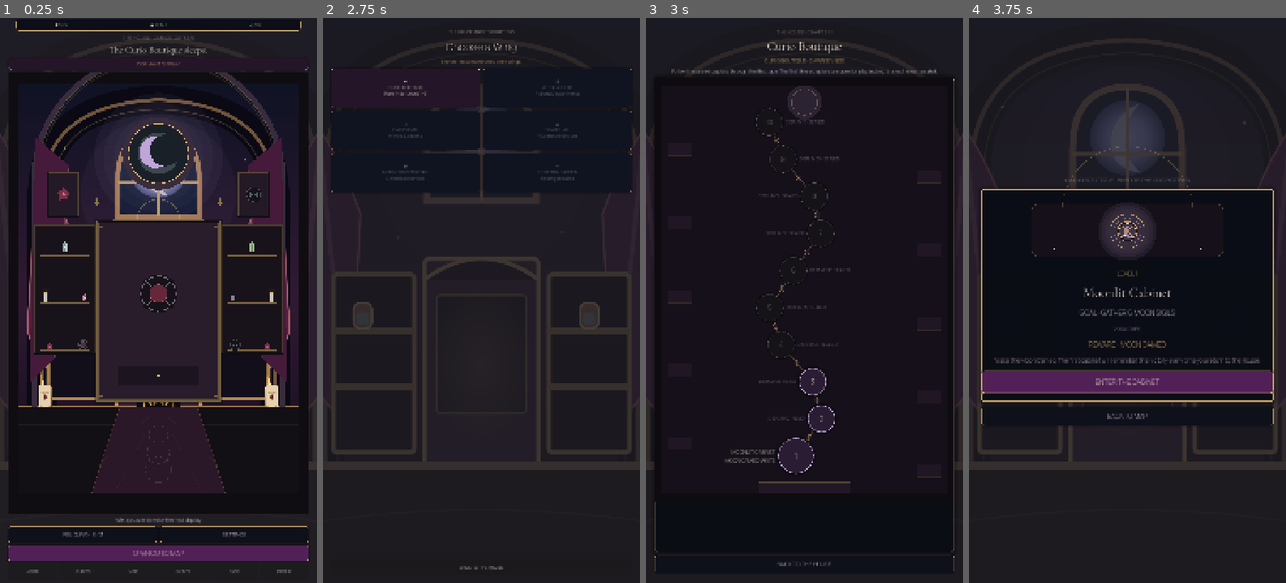
Above: before the commit, frames 1-4 (left to right).
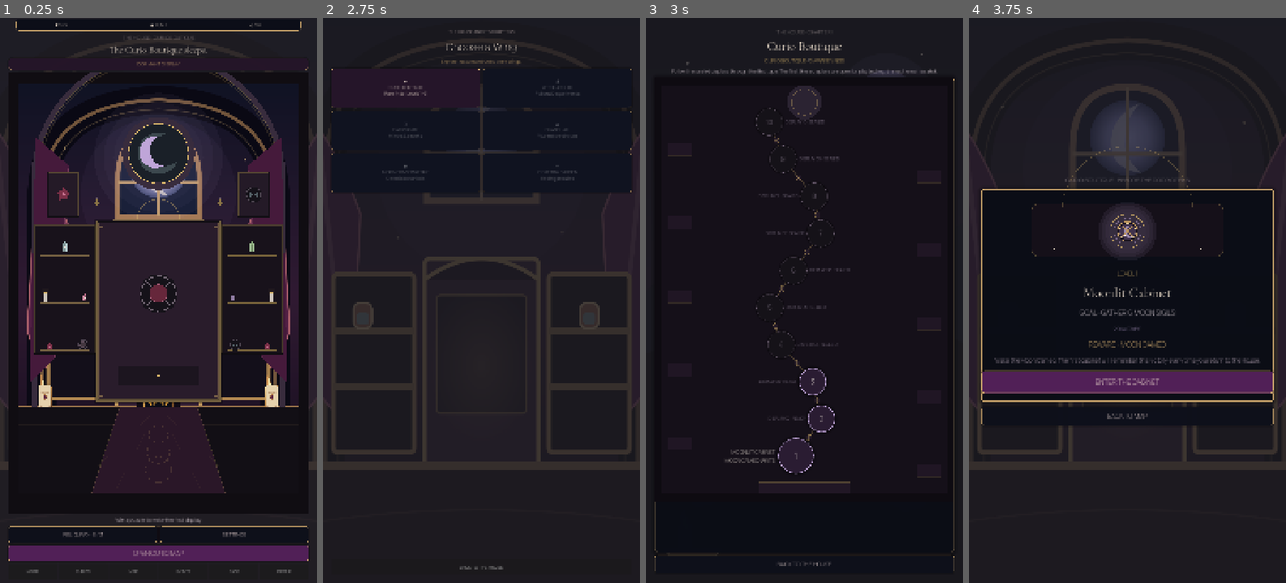
Above: after the commit, the same moments.

Repository: Jay-prodesign/akilta-match3
Game: Godot game, scene res://src/app/app_bootstrap.tscn
Two runs of this game, one before a commit and one after it. Both use one fixed random seed, a clock stepped at 60 frames per second and the inputs below.
Inputs:
- Up to frame 1 (0.25 s): no input
- Up to frame 2 (2.75 s): click "RELIQUARY · 0 / 3" at 0.5 s; click "BACK TO THE HOUSE" at 1.25 s; click "OPEN CURIO MAP" at 2 s
- Up to frame 3 (3 s): click "✦ CURIO BOUTIQUE Rare finds ·…" at 2.75 s
- Up to frame 4 (3.75 s): click "1" at 3.5 s

Frames 1-2 are identical in both runs. In frame 3, 0.2% of the frame differs, in the area x 0-100%, y 6-80%; in frame 4, nothing differs.

Commit message:
feat(map): use moonlit castle artwork as the chapter-map environment

Diff:
--- a/src/app/app_bootstrap.gd
+++ b/src/app/app_bootstrap.gd
@@ -358,8 +358,10 @@
 		return
 	if screen.has_node("NorthStarBackdrop"):
 		return
-	const ART_PATH := "res://assets/world/ch01_curio_boutique/curio_boutique_moonlit_backdrop.svg"
-	var file := FileAccess.open(ART_PATH, FileAccess.READ)
+	var art_path := "res://assets/world/ch01_curio_boutique/curio_boutique_moonlit_backdrop.svg"
+	if screen.name == "ChapterMap":
+		art_path = "res://assets/world/ch01_curio_boutique/north_star_splash.svg"
+	var file := FileAccess.open(art_path, FileAccess.READ)
 	if file == null:
 		return
 	var image := Image.new()
